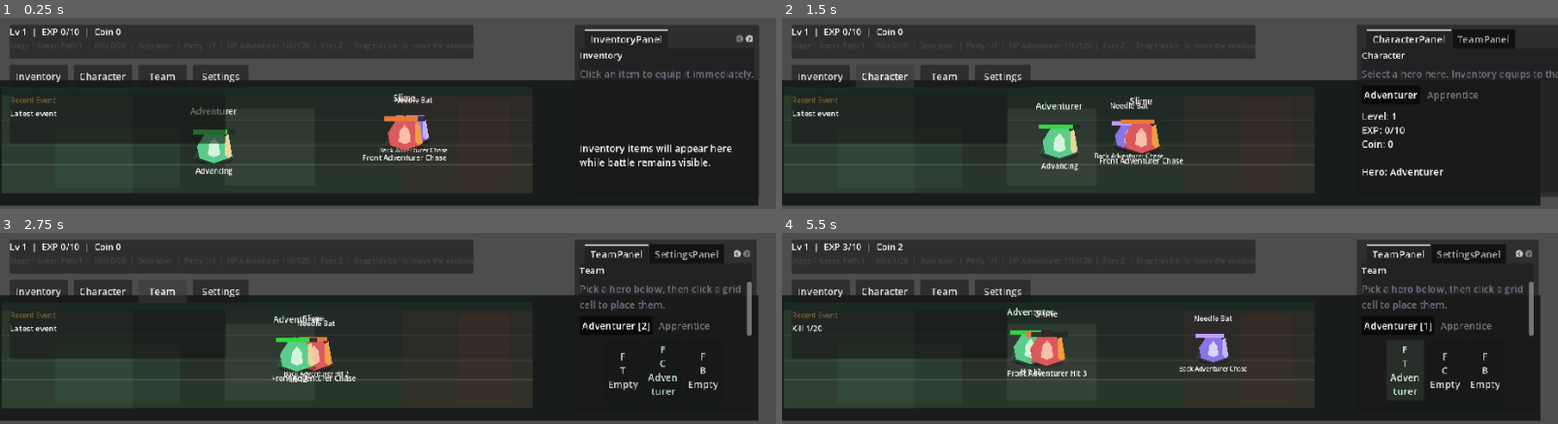
Above: before the commit, frames 1-4 (two rows, left to right).
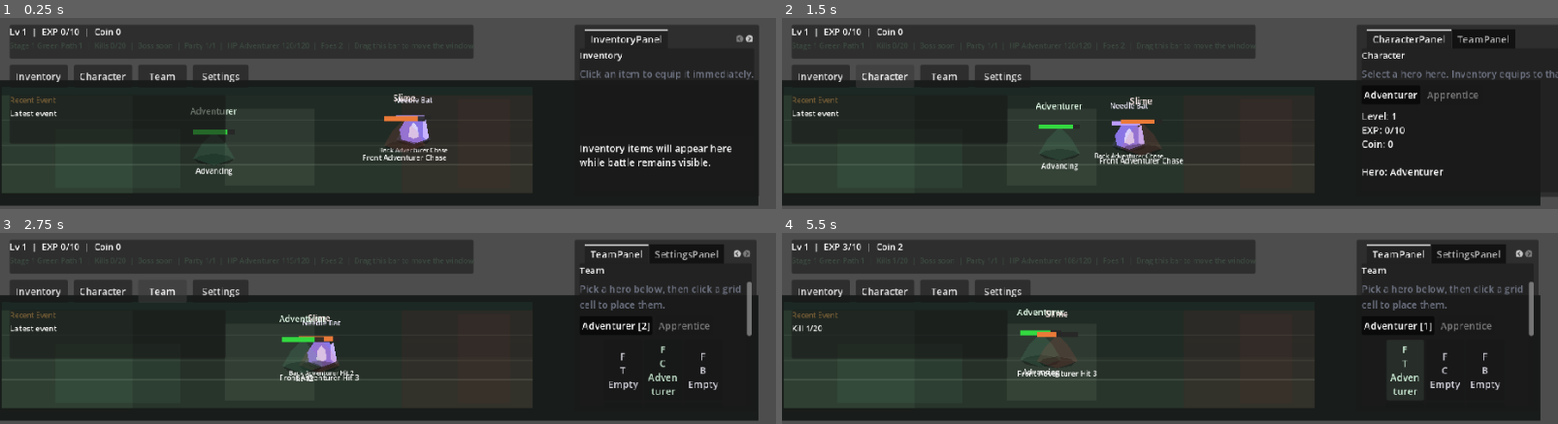
Above: after the commit, the same moments.

Repository: risky2k1/The-Journey-RPG
Game: Godot game, scene res://scenes/main/Main.tscn
Same seed, same stepped clock (60 frames per second), same inputs: the game is played once before the commit and once after it.
Inputs:
- Up to frame 1 (0.25 s): no input
- Up to frame 2 (1.5 s): click "Inventory" at 0.5 s; click "Character" at 1.25 s
- Up to frame 3 (2.75 s): click "Team" at 2 s
- Up to frame 4 (5.5 s): click "Adventurer [2]" at 2.75 s; click "F T Empty" at 3.5 s; click "Adventurer [1]" at 4.25 s; click "F T Adventurer" at 5 s

The runs differ from the first frame. In frame 1, 1.1% of the frame differs, in the area x 25-55%, y 50-77%; in frame 2, 1.2%; in frame 3, 1.9%; in frame 4, 2.4%, in the area x 29-60%, y 13-76%.

Commit message:
fix: Update .gitignore to include assets directory for better file management

Diff:
--- a/the-journey-rpg/resources/heroes/adventurer.tres
+++ b/the-journey-rpg/resources/heroes/adventurer.tres
@@ -11,7 +11,7 @@
 base_attack = 12
 base_attack_speed = 1.0
 base_move_speed = 84.0
-attack_range = 52.0
+attack_range = 32.0
 starting_skill_ids = Array[StringName]([])
 sprite_id = &"hero_adventurer_sprite"
 portrait_id = &"hero_adventurer_portrait"
--- a/the-journey-rpg/resources/heroes/apprentice.tres
+++ b/the-journey-rpg/resources/heroes/apprentice.tres
@@ -11,7 +11,7 @@
 base_attack = 9
 base_attack_speed = 1.35
 base_move_speed = 92.0
-attack_range = 58.0
+attack_range = 320.0
 starting_skill_ids = Array[StringName]([])
 sprite_id = &"hero_apprentice_sprite"
 portrait_id = &"hero_apprentice_portrait"
--- a/the-journey-rpg/scenes/units/battle_unit.tscn
+++ b/the-journey-rpg/scenes/units/battle_unit.tscn
@@ -14,6 +14,10 @@
 position = Vector2(0, 2)
 polygon = PackedVector2Array(-34, 16, -20, -8, 0, -28, 20, -8, 34, 16, 0, 28)
 color = Color(0.35, 0.8, 0.58, 0.14)
+
+[node name="VisualSprite" type="AnimatedSprite2D" parent="."]
+position = Vector2(0, -8)
+centered = true
 
 [node name="BackAccent" type="Polygon2D" parent="."]
 position = Vector2(0, -2)
--- a/the-journey-rpg/scripts/managers/battle_manager.gd
+++ b/the-journey-rpg/scripts/managers/battle_manager.gd
@@ -178,6 +178,7 @@
 
 		var enemy: BattleUnit = _get_closest_alive_enemy(hero_unit.global_position)
 		if enemy == null:
+			hero_unit.play_idle_animation()
 			hero_unit.set_state_text("Waiting")
 			continue
 
@@ -186,10 +187,12 @@
 
 		if distance > hero_unit.attack_range:
 			_move_towards(hero_unit, enemy.global_position, delta)
+			hero_unit.play_move_animation()
 			hero_unit.set_state_text("Advancing")
 		elif hero_unit.can_attack():
 			enemy.take_damage(hero_unit.attack)
 			hero_unit.reset_attack_cooldown()
+			hero_unit.play_attack_animation()
 			hero_unit.set_state_text("Hit %d" % hero_unit.attack)
 
 			if not enemy.is_alive():
@@ -206,6 +209,7 @@
 			continue
 		var hero_target: BattleUnit = _get_priority_target_hero(enemy)
 		if hero_target == null:
+			enemy.play_idle_animation()
 			enemy.set_state_text("Waiting")
 			continue
 
@@ -214,10 +218,12 @@
 
 		if distance > enemy.attack_range:
 			_move_towards(enemy, hero_target.global_position, delta)
+			enemy.play_move_animation()
 			enemy.set_state_text(_enemy_target_state_text(enemy, hero_target, "Chase"))
 		elif enemy.can_attack():
 			hero_target.take_damage(enemy.attack)
 			enemy.reset_attack_cooldown()
+			enemy.play_attack_animation()
 			enemy.set_state_text(_enemy_target_state_text(enemy, hero_target, "Hit %d" % enemy.attack))
 
 			if not hero_target.is_alive():
--- a/the-journey-rpg/scripts/units/battle_unit.gd
+++ b/the-journey-rpg/scripts/units/battle_unit.gd
@@ -1,9 +1,63 @@
 extends Node2D
 
 class_name BattleUnit
+
+const VISUAL_PROFILES := {
+	&"hero_adventurer": {
+		"base_dir": "res://assets/sprites/imported/ranger-variant-3",
+		"scale": Vector2(0.13, 0.13),
+		"offset": Vector2(0.0, -8.0),
+		"animations": {
+			"idle": "Idle",
+			"move": "Running",
+			"attack": "Slashing",
+			"hurt": "Hurt",
+			"down": "Dying",
+		},
+	},
+	&"hero_apprentice": {
+		"base_dir": "res://assets/sprites/imported/ranger-variant-1",
+		"scale": Vector2(0.13, 0.13),
+		"offset": Vector2(0.0, -8.0),
+		"animations": {
+			"idle": "Idle",
+			"move": "Running",
+			"attack": "Shooting",
+			"hurt": "Hurt",
+			"down": "Dying",
+		},
+	},
+	&"enemy_slime": {
+		"base_dir": "res://assets/sprites/imported/skeleton",
+		"scale": Vector2(0.12, 0.12),
+		"offset": Vector2(0.0, -10.0),
+		"animations": {
+			"idle": "Idle",
+			"move": "Running",
+			"attack": "Slashing",
+			"hurt": "Hurt",
+			"down": "Dying",
+		},
+	},
+	&"enemy_slime_king": {
+		"base_dir": "res://assets/sprites/imported/dark-oracle",
+		"scale": Vector2(0.15, 0.15),
+		"offset": Vector2(0.0, -18.0),
+		"animations": {
+			"idle": "Idle",
+			"move": "Running",
+			"attack": "Throwing",
+			"hurt": "Hurt",
+			"down": "Dying",
+		},
+	},
+}
+
+static var sprite_frames_cache: Dictionary = {}
 
 @onready var shadow: Polygon2D = $Shadow
 @onready var aura: Polygon2D = $Aura
+@onready var visual_sprite: AnimatedSprite2D = $VisualSprite
 @onready var back_accent: Polygon2D = $BackAccent
 @onready var body: Polygon2D = $Body
 @onready var chest_accent: Polygon2D = $ChestAccent
@@ -32,6 +86,14 @@
 var formation_slot_index: int = -1
 var formation_row_index: int = 0
 var formation_column_index: int = 1
+var using_imported_visual: bool = false
+var visual_locked: bool = false
+var visual_loop_state: StringName = &"idle"
+
+
+func _ready() -> void:
+	visual_sprite.animation_finished.connect(_on_visual_animation_finished)
+	visual_sprite.visible = false
 
 
 func configure(config: Dictionary) -> void:
@@ -54,10 +116,12 @@
 		_apply_hero_visuals()
 	else:
 		_apply_enemy_visuals()
+	_apply_imported_visual_profile()
 
 	name_label.text = display_name
 	_update_hp_bar()
 	set_state_text("Ready")
+	play_idle_animation()
 
 
 func is_alive() -> bool:
@@ -87,6 +151,10 @@
 		alive = false
 		set_state_text("Down")
 		modulate = Color(0.6, 0.6, 0.6, 0.8)
+		play_down_animation()
+		return
+
+	play_hurt_animation()
 
 
 func revive() -> void:
@@ -96,6 +164,7 @@
 	modulate = Color.WHITE
 	_update_hp_bar()
 	set_state_text("Revived")
+	play_idle_animation()
 
 
 func set_state_text(value: String) -> void:
@@ -114,6 +183,29 @@
 	current_hp = max_hp * hp_ratio if alive else current_hp
 	_update_hp_bar()
 	set_state_text("Equipped")
+
+
+func play_idle_animation() -> void:
+	visual_loop_state = &"idle"
+	_play_visual_animation(&"idle")
+
+
+func play_move_animation() -> void:
+	visual_loop_state = &"move"
+	_play_visual_animation(&"move")
+
+
+func play_attack_animation() -> void:
+	_play_visual_animation(&"attack", true)
+
+
+func play_hurt_animation() -> void:
+	_play_visual_animation(&"hurt", true)
+
+
+func play_down_animation() -> void:
+	visual_loop_state = &"down"
+	_play_visual_animation(&"down", true)
 
 
 func _apply_hero_visuals() -> void:
@@ -176,3 +268,97 @@
 	hp_bar_background.size.x = 68.0
 	hp_bar_background.position.x = -34.0
 	shadow.scale.x = 0.82 + (ratio * 0.2)
+
+
+func _apply_imported_visual_profile() -> void:
+	var profile: Dictionary = VISUAL_PROFILES.get(unit_id, {})
+	if profile.is_empty():
+		using_imported_visual = false
+		_set_placeholder_visuals_visible(true)
+		visual_sprite.visible = false
+		return
+
+	using_imported_visual = true
+	visual_sprite.sprite_frames = _sprite_frames_for_profile(unit_id, profile)
+	visual_sprite.position = profile.get("offset", Vector2.ZERO)
+	visual_sprite.scale = profile.get("scale", Vector2.ONE)
+	visual_sprite.visible = true
+	_set_placeholder_visuals_visible(false)
+
+
+func _set_placeholder_visuals_visible(is_visible: bool) -> void:
+	back_accent.visible = is_visible
+	body.visible = is_visible
+	chest_accent.visible = is_visible
+	weapon.visible = is_visible
+
+
+func _play_visual_animation(animation_name: StringName, lock_until_finished: bool = false) -> void:
+	if not using_imported_visual:
+		return
+	if visual_locked and not lock_until_finished:
+		return
+	if visual_sprite.sprite_frames == null:
+		return
+	if not visual_sprite.sprite_frames.has_animation(String(animation_name)):
+		return
+	if visual_sprite.animation == StringName(animation_name) and visual_sprite.is_playing() and not lock_until_finished:
+		return
+
+	visual_locked = lock_until_finished
+	visual_sprite.play(StringName(animation_name))
+
+
+func _on_visual_animation_finished() -> void:
+	if not using_imported_visual:
+		return
+	if visual_sprite.animation == &"down":
+		visual_sprite.stop()
+		return
+	visual_locked = false
+	if visual_loop_state == &"move":
+		_play_visual_animation(&"move")
+	else:
+		_play_visual_animation(&"idle")
+
+
+func _sprite_frames_for_profile(profile_id: StringName, profile: Dictionary) -> SpriteFrames:
+	if sprite_frames_cache.has(profile_id):
+		return sprite_frames_cache[profile_id]
+
+	var sprite_frames := SpriteFrames.new()
+	var animation_map: Dictionary = profile.get("animations", {})
+	for animation_name in animation_map.keys():
+		var folder_name: String = str(animation_map[animation_name])
+		var folder_path: String = "%s/%s" % [str(profile.get("base_dir", "")), folder_name]
+		var frame_paths: PackedStringArray = _png_paths_in_dir(folder_path)
+		if frame_paths.is_empty():
+			continue
+
+		sprite_frames.add_animation(String(animation_name))
+		sprite_frames.set_animation_loop(String(animation_name), animation_name in [&"idle", &"move"])
+		sprite_frames.set_animation_speed(String(animation_name), 12.0)
+		for frame_path in frame_paths:
+			var texture: Texture2D = load(frame_path) as Texture2D
+			if texture != null:
+				sprite_frames.add_frame(String(animation_name), texture)
+
+	sprite_frames_cache[profile_id] = sprite_frames
+	return sprite_frames
+
+
+func _png_paths_in_dir(dir_path: String) -> PackedStringArray:
+	var paths: PackedStringArray = []
+	var dir := DirAccess.open(dir_path)
+	if dir == null:
+		return paths
+
+	dir.list_dir_begin()
+	var file_name: String = dir.get_next()
+	while file_name != "":
+		if not dir.current_is_dir() and file_name.to_lower().ends_with(".png"):
+			paths.append(dir_path.path_join(file_name))
+		file_name = dir.get_next()
+	dir.list_dir_end()
+	paths.sort()
+	return paths
Not shown, changed: .gitignore
